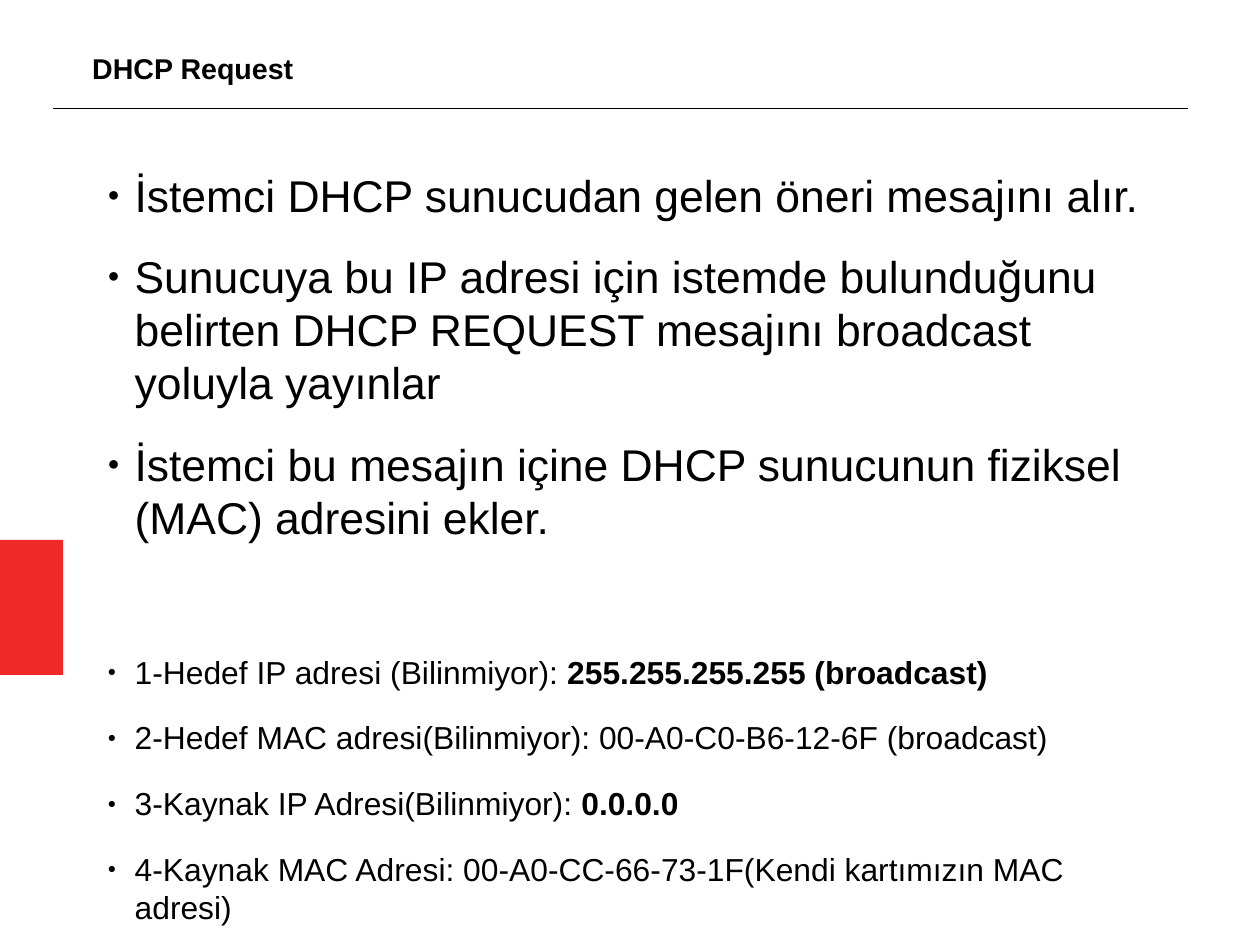
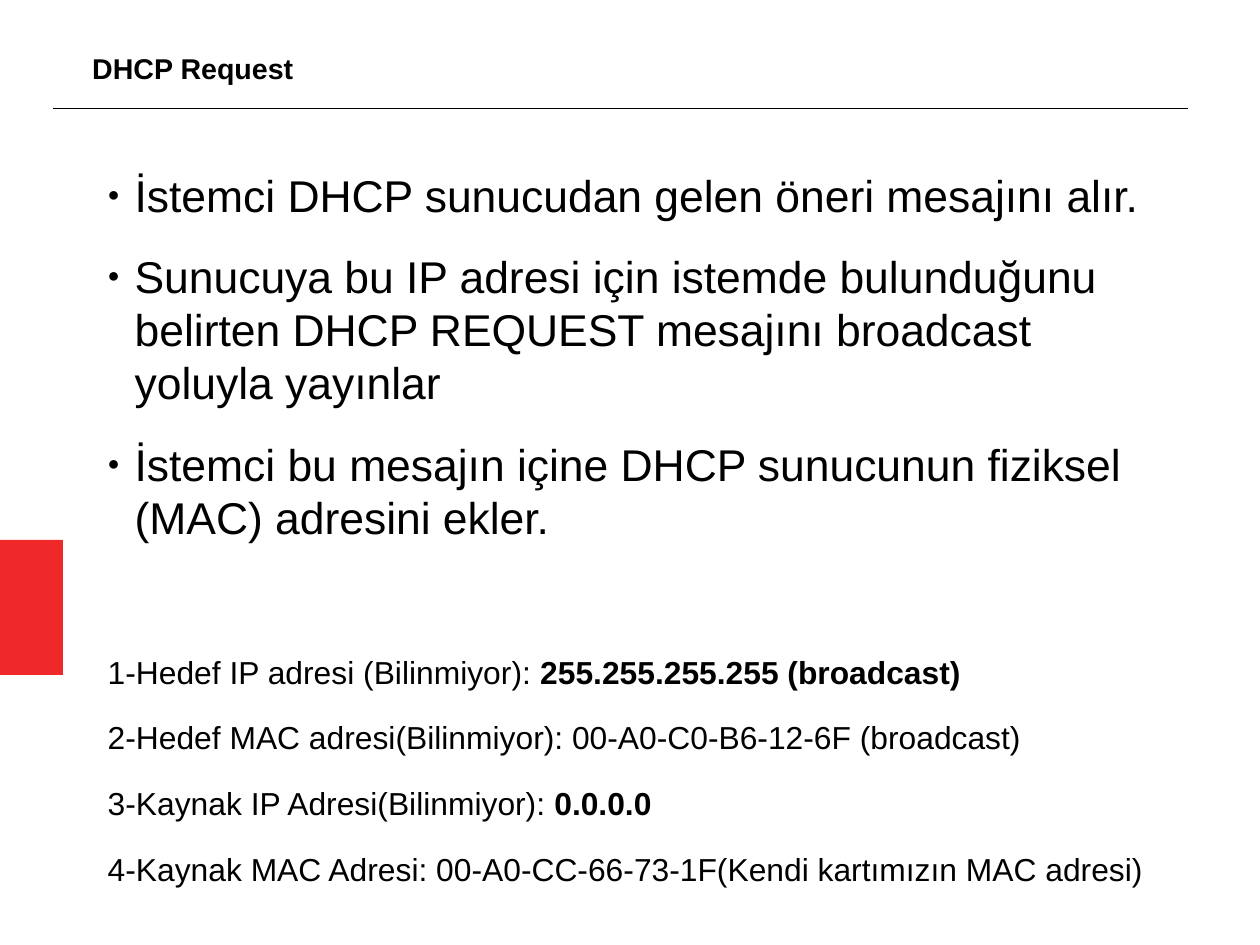
Before and after one commit to aciklab/oyyk18-sysadm, a slide deck: slide 6 of sunumlar/dhcp.odp. Drawn at 1260x945 pixels with LibreOffice and Linux fonts; fonts in the diff are those of the drawing. Boxes give left, top, right and bottom in pixels: in the first picture for what was removed or moved away, otherwise in the second. Text is boxed around its words. In the diff, an @@ line names an element or a change of style, - is before the commit and + after.

```diff
--- a/sunumlar/dhcp.odp
+++ b/sunumlar/dhcp.odp
@@ text at box(108, 661, 1142, 887): bullet ● to none @@
```
Also in this commit, not shown: 6 other slides changed, 1 slide added, 1 slide removed.
